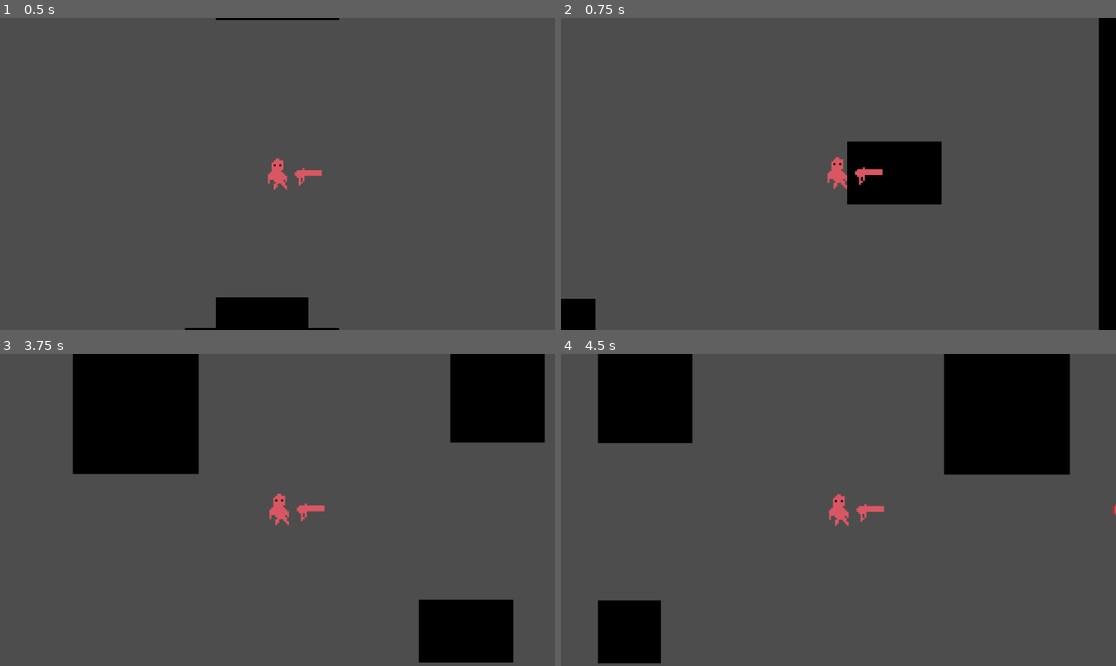
Above: before the commit, frames 1-4 (two rows, left to right).
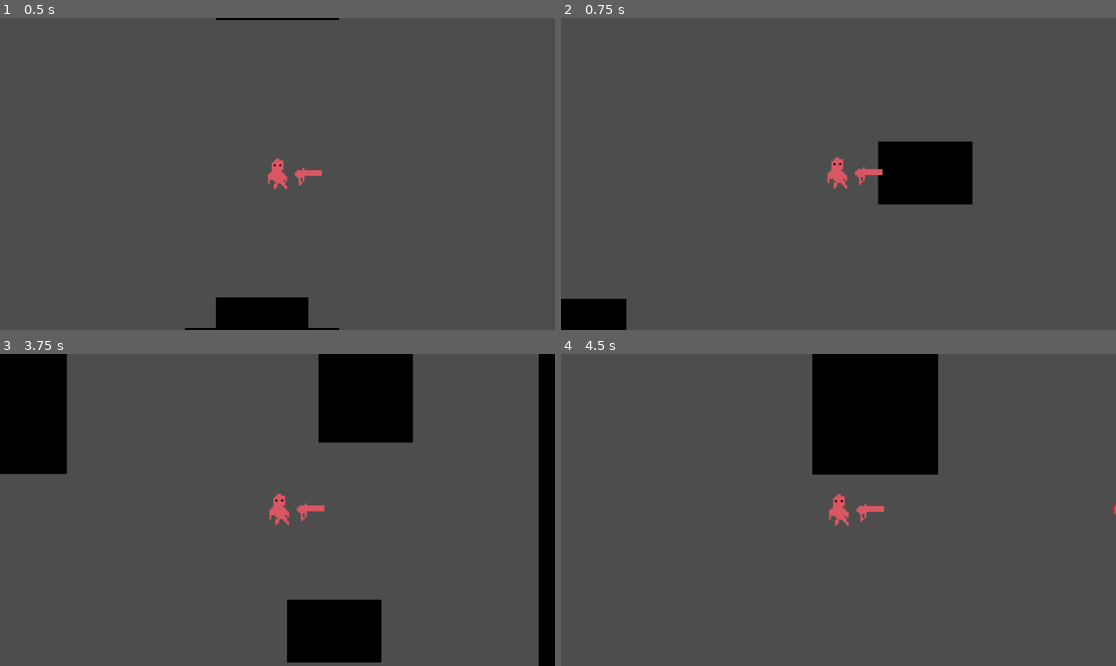
Above: after the commit, the same moments.

Repository: ExistantHumanX3/DeepFeats
Game: Godot game, scene res://scenes/game.tscn
Same seed, same stepped clock (60 frames per second), same inputs: the game is played once before the commit and once after it.
Inputs (mouse positions are in pixels of both pictures, inside the frame that each line leads up to):
- Up to frame 1 (0.5 s): no input
- Up to frame 2 (0.75 s): tap Enter at 0.5 s; move the mouse to (960, 158) at 0.52 s; hold D (move_right) from 0.53 s (still down); tap Shift (dash) at 0.6 s
- Up to frame 3 (3.75 s): move the mouse to (166, 525) at 1.27 s; release D (move_right) at 1.28 s; hold S (move_down) 1.28-2.03 s; tap Shift (dash) at 1.35, 2.3, 2.85, 3.6 s; move the mouse to (333, 441) at 2.02 s; hold D (move_right) 2.03-2.78 s; click (333, 441) at 2.1 s; move the mouse to (249, 572) at 2.77 s; hold W (move_up) 2.78-3.53 s; move the mouse to (444, 556) at 3.52 s; hold A (move_left) from 3.53 s (still down)
- Up to frame 4 (4.5 s): keep holding A (move_left); move the mouse to (672, 463) at 4.27 s; click (672, 463) at 4.35 s

Frame 1 is identical in both runs. In frame 2, 5.9% of the frame differs, in the area x 6-100%, y 0-100%; in frame 3, 32%, in the area x 0-100%, y 0-100%; in frame 4, 25%.

Commit message:
Fixed bugs, tried to add ui...

Diff:
--- a/bvn-game-jam/prefabs/player.tscn
+++ b/bvn-game-jam/prefabs/player.tscn
@@ -62,9 +62,8 @@
 [node name="AnimatedSprite2D" type="AnimatedSprite2D" parent="."]
 position = Vector2(1, 0)
 sprite_frames = SubResource("SpriteFrames_1txc5")
-animation = &"dash"
-frame = 1
-frame_progress = 0.9922119
+animation = &"idle"
+autoplay = "idle"
 
 [node name="WallCollider" type="CollisionShape2D" parent="."]
 shape = SubResource("CapsuleShape2D_4dohe")
--- a/bvn-game-jam/scripts/character_body_2d.gd
+++ b/bvn-game-jam/scripts/character_body_2d.gd
@@ -14,7 +14,7 @@
 
 
 const SPEED = 200
-const DASH_MULTIPLIER = 10
+const DASH_MULTIPLIER = 6
 const dash_timer = 5
 
 func _physics_process(delta) -> void:
@@ -30,7 +30,7 @@
 	if Input.is_action_just_pressed("dash") && !is_dashing && can_dash:
 		is_dashing = true
 
-	if is_dashing:
+	if is_dashing && move_vector != Vector2(0,0):
 		if anim_timer == 0:
 			shaders.start_shake(0.5)
 		play_anim("dash")
--- /dev/null
+++ b/bvn-game-jam/ui/game_ui.tscn
@@ -0,0 +1,39 @@
+[gd_scene load_steps=2 format=3 uid="uid://bewdumlh05ikw"]
+
+[ext_resource type="Texture2D" uid="uid://dtgf881velf48" path="res://assets/ui/ui-spritesheet.png" id="1_dcmab"]
+
+[node name="GameUI" type="Control"]
+layout_mode = 3
+anchors_preset = 15
+anchor_right = 1.0
+anchor_bottom = 1.0
+grow_horizontal = 2
+grow_vertical = 2
+
+[node name="PauseMenu" type="MarginContainer" parent="."]
+layout_mode = 1
+anchors_preset = 15
+anchor_right = 1.0
+anchor_bottom = 1.0
+grow_horizontal = 2
+grow_vertical = 2
+
+[node name="Overlay" type="ColorRect" parent="PauseMenu"]
+layout_mode = 2
+color = Color(0, 0, 0, 0.1254902)
+
+[node name="HBoxContainer" type="HBoxContainer" parent="PauseMenu"]
+custom_minimum_size = Vector2(700, 0)
+layout_mode = 2
+size_flags_horizontal = 4
+
+[node name="NinePatchRect" type="NinePatchRect" parent="PauseMenu/HBoxContainer"]
+custom_minimum_size = Vector2(700, 0)
+layout_mode = 2
+size_flags_horizontal = 4
+texture = ExtResource("1_dcmab")
+region_rect = Rect2(0, 0, 16, 16)
+patch_margin_left = 3
+patch_margin_top = 3
+patch_margin_right = 3
+patch_margin_bottom = 3
Binary file added: bvn-game-jam/assets/ui/ui-spritesheet.png
Not shown, added: bvn-game-jam/assets/ui/ui-spritesheet.png.import
